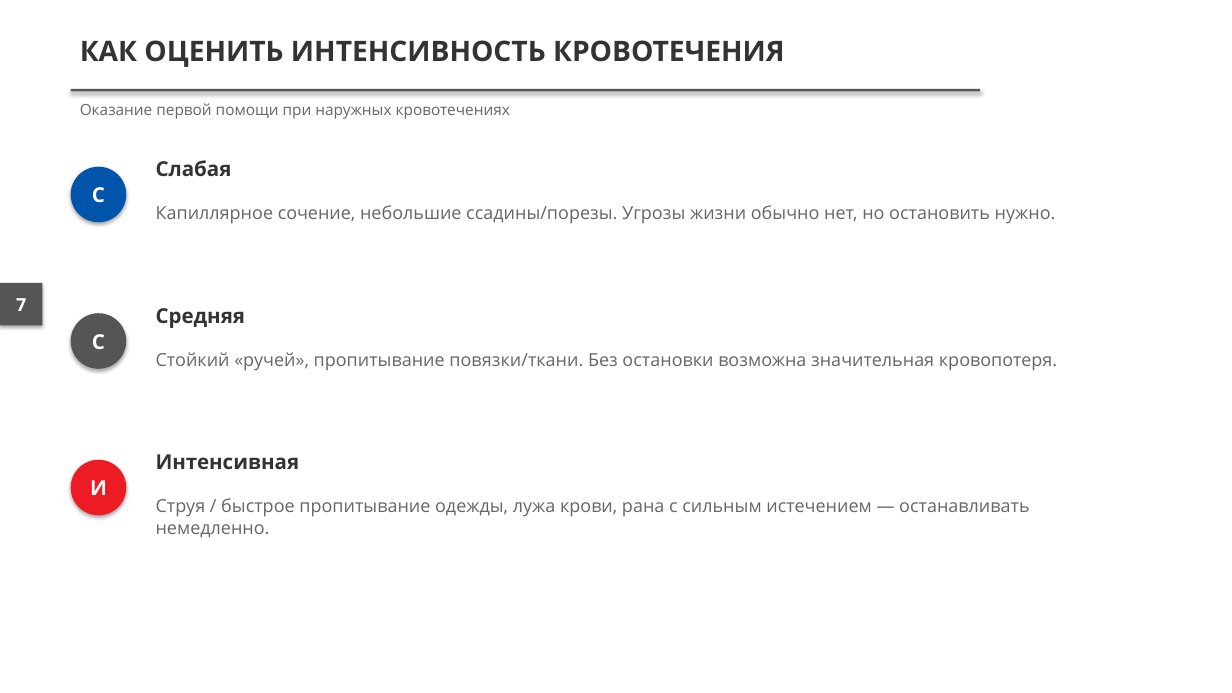
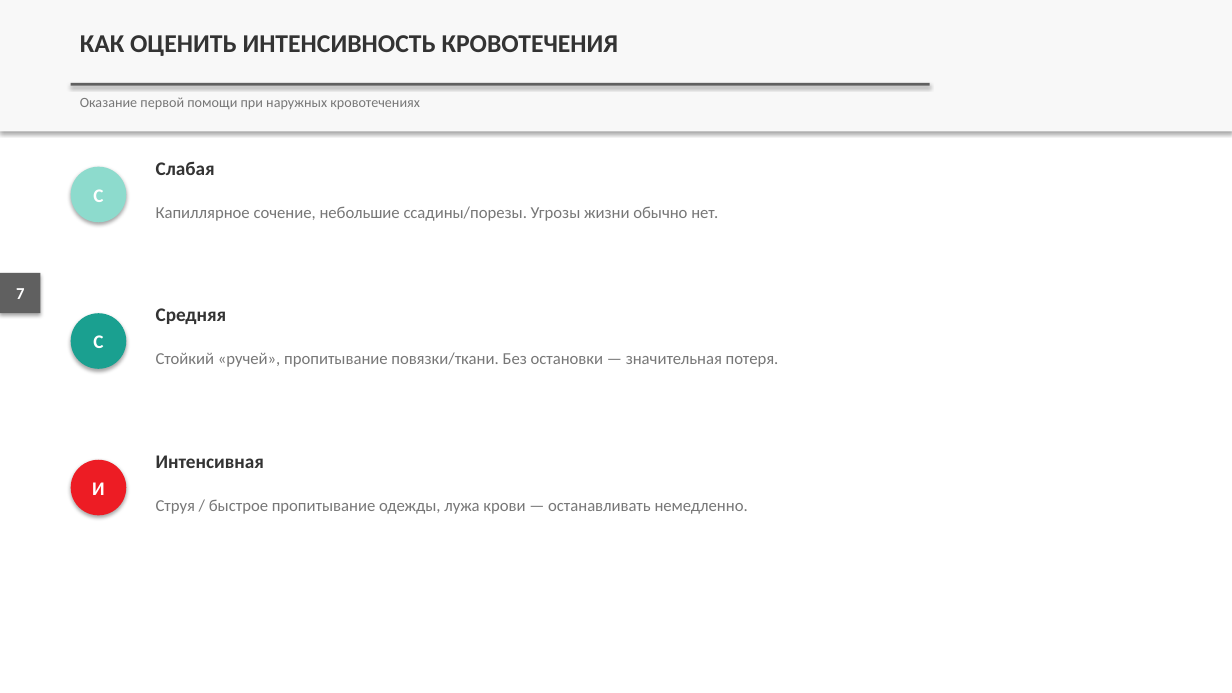
Before and after one commit to lysakalenushka-hash/-, a slide deck: slide 7 of presentations/out/Признаки_наружного_кровотечения_и_кровопотери.pptx. Drawn at 1232x693 pixels with LibreOffice and Linux fonts; fonts in the diff are those of the drawing. Boxes give left, top, right and bottom in pixels: in the first picture for what was removed or moved away, otherwise in the second. Text is boxed around its words. In the diff, an @@ line names an element or a change of style, - is before the commit and + after.

```diff
--- a/presentations/out/Признаки_наружного_кровотечения_и_кровопотери.pptx
+++ b/presentations/out/Признаки_наружного_кровотечения_и_кровопотери.pptx
@@ rectangle added at [0,0,1232,131], fill #F8F8F8 @@
@@ text "КАК ОЦЕНИТЬ ИНТЕНСИВНОСТЬ КРОВОТЕЧЕНИЯ" at [80,35,619,56]: size 22 to 20 pt, font Open Sans to Calibri @@
@@ text "Оказание первой помощи при наружных ..." at [80,97,420,109]: size 12 to 11 pt, font Open Sans to Calibri, text colour #666666 to #777777 @@
@@ rectangle at [71,83,931,86]: fill #555555 to #606060 @@
@@ rectangle: place and size @@
-rectangle at [71,89,981,91]
+rectangle at [71,83,931,86]
@@ ellipse at [71,166,127,222]: fill #0055AA to #8DDBCD @@
@@ text at [156,206,718,221]: text changed; size 14 to 13 pt; font Open Sans to Calibri; text colour #666666 to #777777 @@
-Капиллярное сочение, небольшие ссадины/порезы. Угрозы жизни обычно нет, но остановить нужно.
+Капиллярное сочение, небольшие ссадины/порезы. Угрозы жизни обычно нет.
@@ text "7": place and size @@
-text "7" at [16,298,26,311]
+text "7" at [16,288,24,299]
@@ rectangle: place and size @@
-rectangle at [0,283,43,325]
+rectangle at [0,273,41,313]
@@ text "7" at [16,288,24,299]: size 14 to 13 pt, font Open Sans to Calibri @@
@@ rectangle at [0,273,41,313]: fill #555555 to #606060 @@
@@ ellipse at [71,313,127,369]: fill #555555 to #1AA090 @@
@@ text at [156,352,779,367]: text changed; size 14 to 13 pt; font Open Sans to Calibri; text colour #666666 to #777777 @@
-Стойкий «ручей», пропитывание повязки/ткани. Без остановки возможна значительная кровопотеря.
+Стойкий «ручей», пропитывание повязки/ткани. Без остановки — значительная потеря.
@@ size 16 to 15 pt, font Open Sans to Calibri in 6 elements at [93,189,103,202], [156,161,215,175], [93,335,103,348], [156,308,227,324], [92,482,105,495], [156,455,264,468] @@
@@ text at [156,500,748,514]: text changed; size 14 to 13 pt; font Open Sans to Calibri; text colour #666666 to #777777 @@
-Струя / быстрое пропитывание одежды, лужа крови, рана с сильным истечением — останавливать немедленно.
+Струя / быстрое пропитывание одежды, лужа крови — останавливать немедленно.
```
Also in this commit, not shown: 12 other slides changed, 11 other files.
